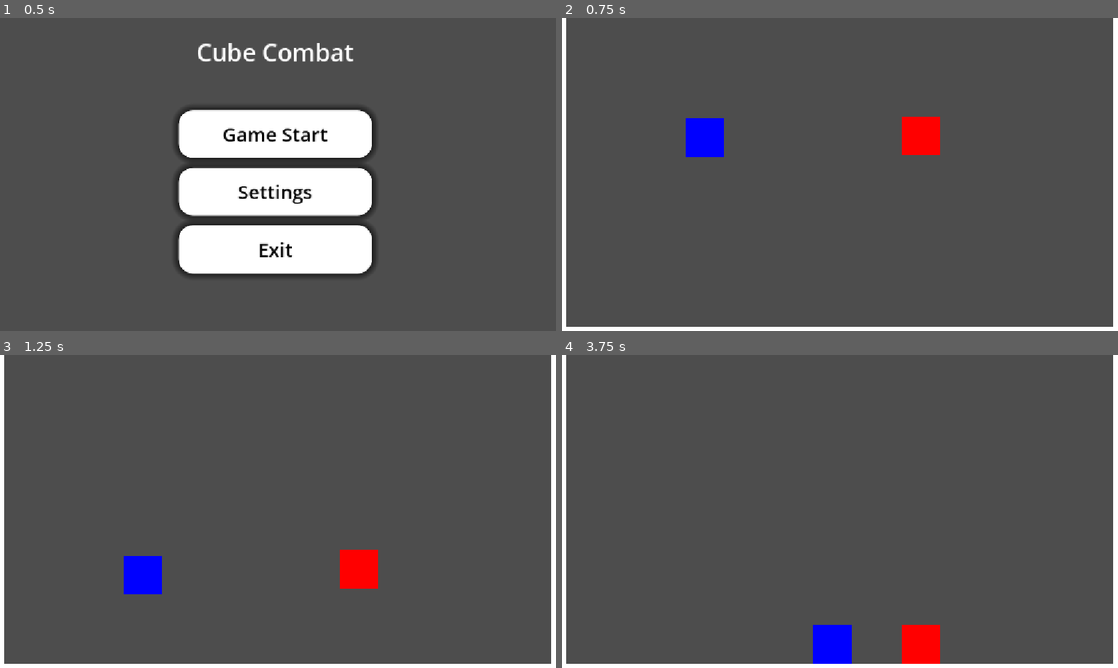
Above: before the commit, frames 1-4 (two rows, left to right).
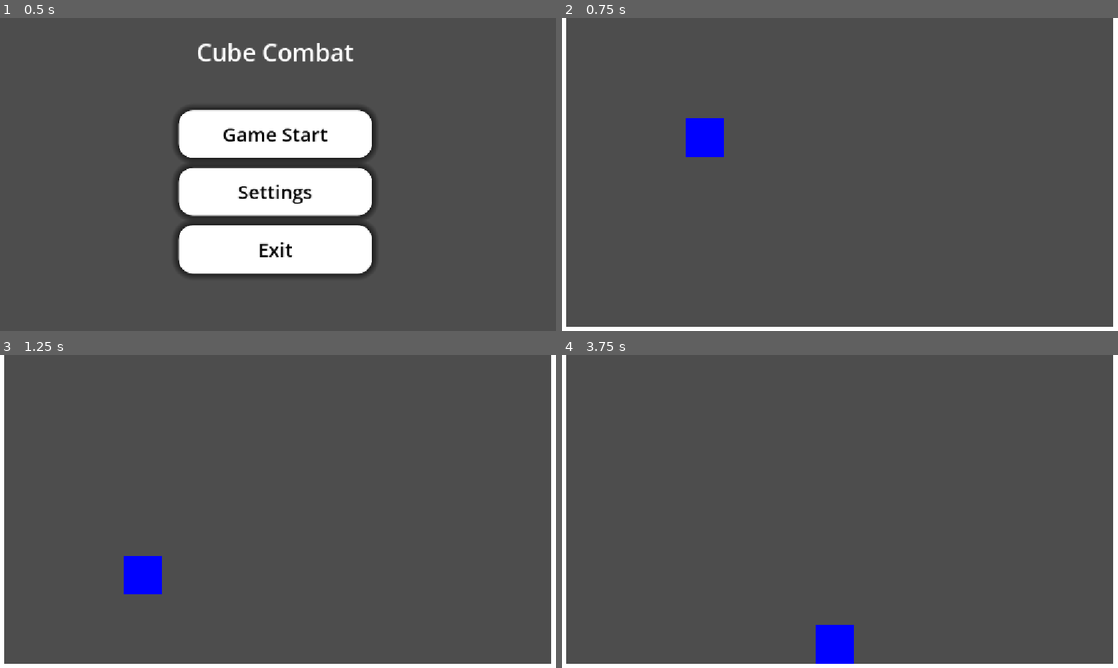
Above: after the commit, the same moments.

Repository: fkm-X3/Games-lib
Game: Godot game, scene res://main_menu.tscn
Two runs of this game, one before a commit and one after it. Both use one fixed random seed, a clock stepped at 60 frames per second and the inputs below.
Inputs:
- Up to frame 1 (0.5 s): no input
- Up to frame 2 (0.75 s): click "Game Start" at 0.5 s
- Up to frame 3 (1.25 s): no input
- Up to frame 4 (3.75 s): hold D (move_right) 1.28-2.78 s; tap E (attack_1) at 1.35, 3.05, 3.6 s; tap Space (move_jump) at 1.52, 1.82, 2.27, 2.3, 2.57, 2.85 s; tap F (attack_2) at 1.55, 2.1 s; hold A (move_left) 2.78-3.53 s; hold D (move_right) from 3.53 s (still down)

Frame 1 is identical in both runs. In frame 2, 0.8% of the frame differs, in the area x 61-68%, y 31-44%; in frame 3, 0.9%; in frame 4, 1.0%, in the area x 45-68%, y 86-99%.

Commit message:
GDScript OOP, removed AI player

Diff:
--- a/Cube-Combat/Scene/Game/Cubes/AI-player.tscn
+++ /dev/null
@@ -1,21 +0,0 @@
-[gd_scene format=3 uid="uid://cnqu7wd6mell7"]
-
-[ext_resource type="Script" uid="uid://1qbnsaql1nyr" path="res://Scene/Game/Cubes/ai-player.gd" id="1_n35m6"]
-
-[sub_resource type="RectangleShape2D" id="RectangleShape2D_g4v7s"]
-size = Vector2(40, 40)
-
-[node name="AiPlayer" type="Node2D" unique_id=137279331]
-
-[node name="CharacterBody2D" type="CharacterBody2D" parent="." unique_id=408224925]
-scale = Vector2(2, 2)
-script = ExtResource("1_n35m6")
-
-[node name="CollisionShape2D" type="CollisionShape2D" parent="CharacterBody2D" unique_id=322206892]
-position = Vector2(20, 20)
-shape = SubResource("RectangleShape2D_g4v7s")
-
-[node name="ColorRect" type="ColorRect" parent="CharacterBody2D" unique_id=510728837]
-offset_right = 40.0
-offset_bottom = 40.0
-color = Color(1, 0, 0, 1)
--- a/Cube-Combat/Scene/Game/Cubes/ai-player.gd
+++ /dev/null
@@ -1,25 +0,0 @@
-extends CharacterBody2D
-
-
-const SPEED = 300.0
-const JUMP_VELOCITY = -600.0
-
-
-func _physics_process(delta: float) -> void:
-	# Add the gravity.
-	if not is_on_floor():
-		velocity += get_gravity() * delta
-
-	# Handle jump.
-	if Input.is_action_just_pressed("ui_up") and is_on_floor():
-		velocity.y = JUMP_VELOCITY
-
-	# Get the input direction and handle the movement/deceleration.
-	# As good practice, you should replace UI actions with custom gameplay actions.
-	var direction := Input.get_axis("ui_left", "ui_right")
-	if direction:
-		velocity.x = direction * SPEED
-	else:
-		velocity.x = move_toward(velocity.x, 0, SPEED)
-
-	move_and_slide()
--- a/Cube-Combat/Scene/Game/Cubes/player.gd
+++ /dev/null
@@ -1,63 +0,0 @@
-extends CharacterBody2D
-
-@export var speed: float = 300.0
-@export var jump_velocity: float = -600.0
-
-var gravity: int = ProjectSettings.get_setting("physics/2d/default_gravity")
-
-# Track if the player is currently locked in an attack animation
-var is_attacking: bool = false
-
-func _process(delta):
-	if Input.is_action_just_pressed("quit_match"):
-		get_tree().change_scene_to_file("res://main_menu.tscn")
-
-func _physics_process(delta: float) -> void:
-	# Apply Gravity (still applies while attacking so you can fall/jump-attack)
-	if not is_on_floor():
-		velocity.y += gravity * delta
-
-	# Check for Attacks
-	# Only allow attacking if you aren't already in the middle of an attack
-	if not is_attacking:
-		if Input.is_action_just_pressed("attack_1"):
-			start_attack("attack_1")
-		elif Input.is_action_just_pressed("attack_2"):
-			start_attack("attack_2")
-
-	# Handle Jump & Movement
-	# Lock these out if the player is currently attacking
-	if not is_attacking:
-		if Input.is_action_just_pressed("move_jump") and is_on_floor():
-			velocity.y = jump_velocity
-
-		var direction := Input.get_axis("move_left", "move_right")
-		if direction != 0:
-			velocity.x = direction * speed
-		else:
-			velocity.x = move_toward(velocity.x, 0, speed)
-	else:
-		# Stop horizontal momentum instantly when attacking on the ground
-		if is_on_floor():
-			velocity.x = move_toward(velocity.x, 0, speed)
-
-	move_and_slide()
-
-# Triggers the attack logic
-func start_attack(attack_type: String) -> void:
-	is_attacking = true
-
-	if attack_type == "attack_1":
-		print("Performing Light Attack!")
-		# If using an AnimationPlayer, you would call: $AnimationPlayer.play("light_attack")
-	elif attack_type == "attack_2":
-		print("Performing Heavy Attack!")
-		# If using an AnimationPlayer, you would call: $AnimationPlayer.play("heavy_attack")
-
-	# TEMPORARY: Right now, we use a quick timer to reset the attack state.
-	# Eventually you will hook this up to the AnimationPlayer's "animation_finished" signal.
-	await get_tree().create_timer(0.4).timeout
-	_on_attack_finished()
-
-func _on_attack_finished() -> void:
-	is_attacking = false
--- a/Cube-Combat/Scene/Game/Cubes/player.tscn
+++ /dev/null
@@ -1,21 +0,0 @@
-[gd_scene format=3 uid="uid://ckudr8chj1kgo"]
-
-[ext_resource type="Script" uid="uid://80kl10p8d3vr" path="res://Scene/Game/Cubes/player.gd" id="1_4flbx"]
-
-[sub_resource type="RectangleShape2D" id="RectangleShape2D_yf5fn"]
-size = Vector2(40, 40)
-
-[node name="Player" type="Node2D" unique_id=181259765]
-
-[node name="Player" type="CharacterBody2D" parent="." unique_id=997201221]
-scale = Vector2(2, 2)
-script = ExtResource("1_4flbx")
-
-[node name="CollisionShape2D" type="CollisionShape2D" parent="Player" unique_id=1147482345]
-position = Vector2(20, 20)
-shape = SubResource("RectangleShape2D_yf5fn")
-
-[node name="ColorRect" type="ColorRect" parent="Player" unique_id=1393979435]
-offset_right = 40.0
-offset_bottom = 40.0
-color = Color(0, 0, 1, 1)
--- a/Cube-Combat/Scene/Game/main.tscn
+++ b/Cube-Combat/Scene/Game/main.tscn
@@ -1,7 +1,6 @@
 [gd_scene format=3 uid="uid://cqow47bch5ocs"]
 
-[ext_resource type="PackedScene" uid="uid://ckudr8chj1kgo" path="res://Scene/Game/Cubes/player.tscn" id="1_f4tam"]
-[ext_resource type="PackedScene" uid="uid://cnqu7wd6mell7" path="res://Scene/Game/Cubes/AI-player.tscn" id="2_lwxd5"]
+[ext_resource type="PackedScene" uid="uid://ckudr8chj1kgo" path="res://player/player.tscn" id="1_f4tam"]
 
 [sub_resource type="RectangleShape2D" id="RectangleShape2D_g4v7s"]
 size = Vector2(53.161312, 8.312637)
@@ -51,6 +50,3 @@
 
 [node name="player" parent="." unique_id=181259765 instance=ExtResource("1_f4tam")]
 position = Vector2(256, 192)
-
-[node name="AiPlayer" parent="." unique_id=137279331 instance=ExtResource("2_lwxd5")]
-position = Vector2(704, 192)
--- /dev/null
+++ b/Cube-Combat/player/player.gd
@@ -0,0 +1,28 @@
+extends CharacterBody2D
+
+@export var speed: float = 300.0
+@export var jump_velocity: float = -600.0
+
+@onready var state_machine: StateMachine = $StateMachine
+
+var gravity: int = ProjectSettings.get_setting("physics/2d/default_gravity")
+
+func _ready() -> void:
+	state_machine.init(self)
+
+func _process(delta: float) -> void:
+	if Input.is_action_just_pressed("quit_match"):
+		get_tree().change_scene_to_file("res://main_menu.tscn")
+
+func _unhandled_input(event: InputEvent) -> void:
+	state_machine.handle_input(event)
+
+func _physics_process(delta: float) -> void:
+	# Apply Gravity globally (applies across all states)
+	if not is_on_floor():
+		velocity.y += gravity * delta
+
+	# Delegate state-specific physics to the state machine
+	state_machine.update_physics(delta)
+
+	move_and_slide()
--- /dev/null
+++ b/Cube-Combat/player/player.tscn
@@ -0,0 +1,37 @@
+[gd_scene format=3 uid="uid://ckudr8chj1kgo"]
+
+[ext_resource type="Script" uid="uid://bjupamf3a6627" path="res://player/state_machine.gd" id="1_g1dw6"]
+[ext_resource type="Script" uid="uid://csio0kgcstpl8" path="res://player/player.gd" id="1_yw30f"]
+[ext_resource type="Script" uid="uid://dwhw21fmr4sh4" path="res://player/states/move_state.gd" id="2_yw30f"]
+[ext_resource type="Script" uid="uid://kmjsc4w31t0r" path="res://player/states/attack_state.gd" id="3_qjkh3"]
+
+[sub_resource type="RectangleShape2D" id="RectangleShape2D_yf5fn"]
+size = Vector2(40, 40)
+
+[node name="Player" type="Node2D" unique_id=181259765]
+
+[node name="Player" type="CharacterBody2D" parent="." unique_id=997201221]
+scale = Vector2(2, 2)
+script = ExtResource("1_yw30f")
+
+[node name="CollisionShape2D" type="CollisionShape2D" parent="Player" unique_id=1147482345]
+position = Vector2(20, 20)
+shape = SubResource("RectangleShape2D_yf5fn")
+
+[node name="ColorRect" type="ColorRect" parent="Player" unique_id=1393979435]
+offset_right = 40.0
+offset_bottom = 40.0
+color = Color(0, 0, 1, 1)
+
+[node name="StateMachine" type="Node" parent="Player" unique_id=683358118 node_paths=PackedStringArray("initial_state")]
+script = ExtResource("1_g1dw6")
+initial_state = NodePath("MoveState")
+metadata/_custom_type_script = "uid://bjupamf3a6627"
+
+[node name="MoveState" type="Node" parent="Player/StateMachine" unique_id=757117755]
+script = ExtResource("2_yw30f")
+metadata/_custom_type_script = "uid://dwhw21fmr4sh4"
+
+[node name="AttackState" type="Node" parent="Player/StateMachine" unique_id=1747123404]
+script = ExtResource("3_qjkh3")
+metadata/_custom_type_script = "uid://kmjsc4w31t0r"
--- /dev/null
+++ b/Cube-Combat/player/state_machine.gd
@@ -0,0 +1,36 @@
+# res://player/state_machine.gd
+class_name StateMachine
+extends Node
+
+@export var initial_state: PlayerState
+
+var current_state: PlayerState
+var states: Dictionary = {}
+
+func init(player: CharacterBody2D) -> void:
+	for child in get_children():
+		if child is PlayerState:
+			states[child.name.to_lower()] = child
+			child.player = player
+
+	if initial_state:
+		change_to(initial_state.name.to_lower())
+
+func change_to(state_name: String) -> void:
+	var target_state = states.get(state_name.to_lower())
+	if not target_state:
+		return
+
+	if current_state:
+		current_state.exit()
+
+	current_state = target_state
+	current_state.enter()
+
+func handle_input(event: InputEvent) -> void:
+	if current_state:
+		current_state.handle_input(event)
+
+func update_physics(delta: float) -> void:
+	if current_state:
+		current_state.update_physics(delta)
--- /dev/null
+++ b/Cube-Combat/player/states/attack_state.gd
@@ -0,0 +1,24 @@
+# res://player/states/attack_state.gd
+class_name AttackState
+extends PlayerState
+
+@onready var state_machine: StateMachine = get_parent()
+
+func enter() -> void:
+	# Trigger the attack presentation logic
+	print("Performing Attack!")
+	# $AnimationPlayer.play("attack")
+
+	# Temporary timer logic from your original script
+	await get_tree().create_timer(0.4).timeout
+	_on_attack_finished()
+
+func update_physics(delta: float) -> void:
+	# Stop horizontal momentum instantly if attacking on the ground
+	if player.is_on_floor():
+		player.velocity.x = move_toward(player.velocity.x, 0, player.speed)
+
+func _on_attack_finished() -> void:
+	# Only transition back if we are still in this state
+	if state_machine.current_state == self:
+		state_machine.change_to("MoveState")
--- /dev/null
+++ b/Cube-Combat/player/states/move_state.gd
@@ -0,0 +1,23 @@
+class_name MoveState
+extends PlayerState
+
+@onready var state_machine: StateMachine = get_parent()
+
+func update_physics(delta: float) -> void:
+	# Jump
+	if Input.is_action_just_pressed("move_jump") and player.is_on_floor():
+		player.velocity.y = player.jump_velocity
+
+	# Horizontal Movement
+	var direction := Input.get_axis("move_left", "move_right")
+	if direction != 0:
+		player.velocity.x = direction * player.speed
+	else:
+		player.velocity.x = move_toward(player.velocity.x, 0, player.speed)
+
+	# Transition to Attack State
+	if Input.is_action_just_pressed("attack_1"):
+		state_machine.change_to("AttackState")
+		# Optional: pass an argument or set a variable on the attack state for light attack
+	elif Input.is_action_just_pressed("attack_2"):
+		state_machine.change_to("AttackState")
--- /dev/null
+++ b/Cube-Combat/player/states/player_state.gd
@@ -0,0 +1,20 @@
+class_name PlayerState
+extends Node
+
+var player: CharacterBody2D
+
+# Called when the state machine enters this state
+func enter() -> void:
+	pass
+
+# Called when the state machine exits this state
+func exit() -> void:
+	pass
+
+# Replaces the main _process logic for this state
+func handle_input(event: InputEvent) -> void:
+	pass
+
+# Replaces the main _physics_process logic for this state
+func update_physics(delta: float) -> void:
+	pass
Not shown, removed: Cube-Combat/Scene/Game/Cubes/ai-player.gd.uid
Not shown, removed: Cube-Combat/Scene/Game/Cubes/player.gd.uid
Not shown, added: Cube-Combat/player/player.gd.uid
Not shown, added: Cube-Combat/player/state_machine.gd.uid
Not shown, added: Cube-Combat/player/states/attack_state.gd.uid
Not shown, added: Cube-Combat/player/states/move_state.gd.uid
Not shown, added: Cube-Combat/player/states/player_state.gd.uid
